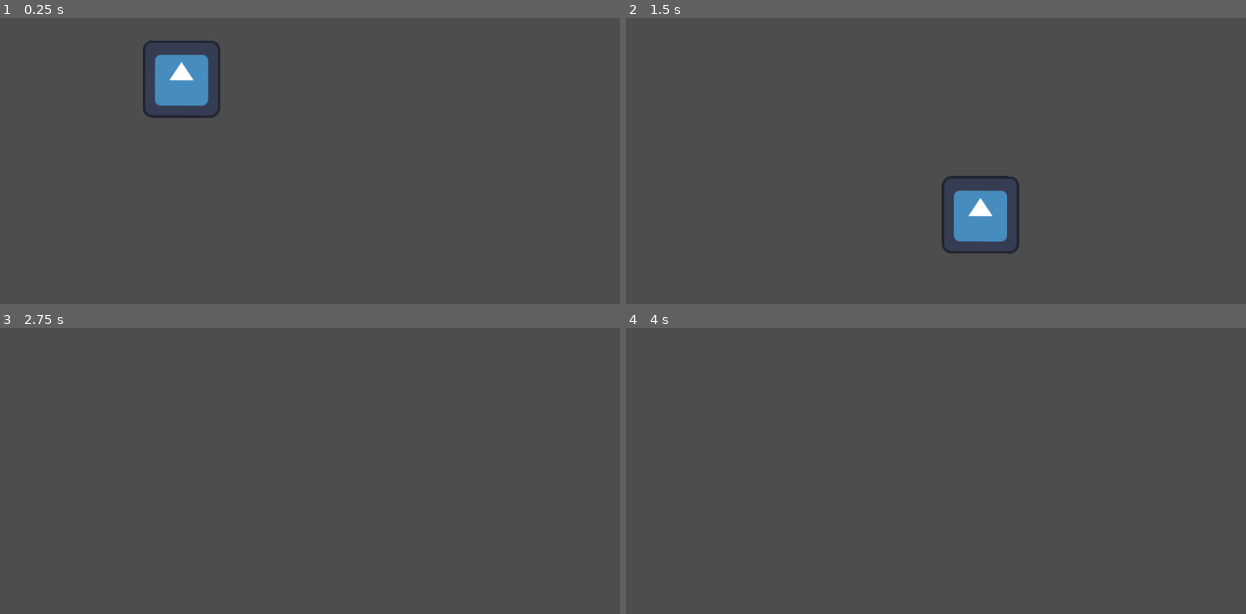
Above: before the commit, frames 1-4 (two rows, left to right).
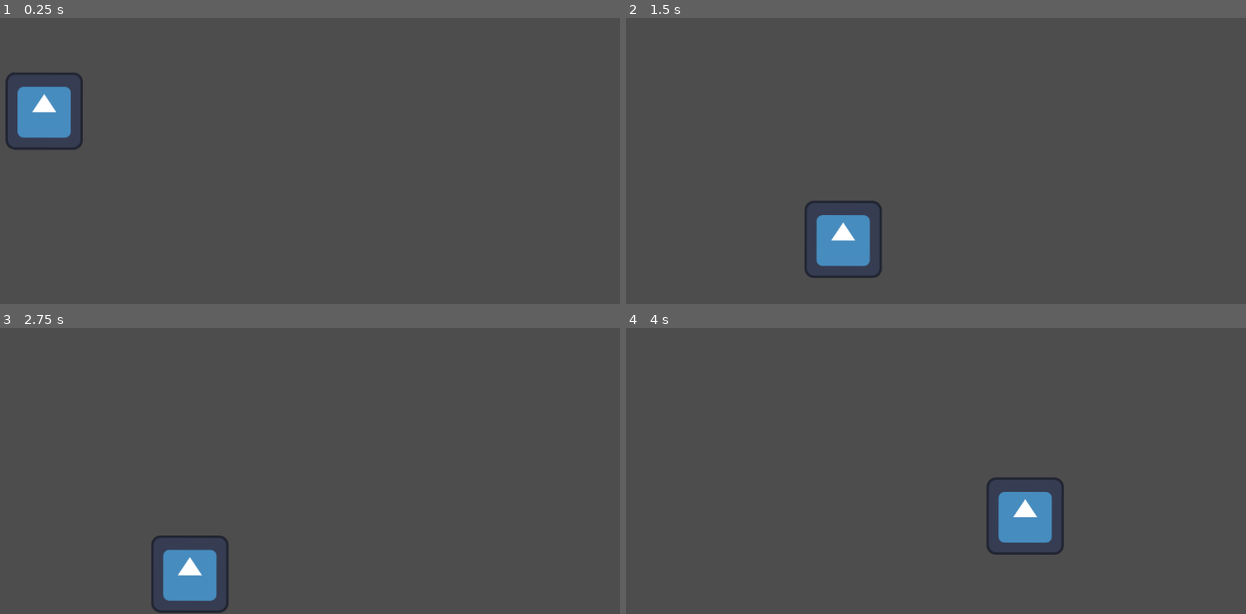
Above: after the commit, the same moments.

Repository: gameruli28-dev/proyecto-pajaro
Game: Godot game, scene res://node_2d.tscn
The game is run twice, just before and just after one commit, with the same random seed, the same clock (stepped at 60 frames per second) and the same inputs. The engine's default icon, where the game draws it, is replaced by a stand-in: a white triangle on a blue panel in a dark square.
Inputs:
- Up to frame 1 (0.25 s): no input
- Up to frame 2 (1.5 s): hold D (mover_derecha) from 0.53 s (still down); tap W (mover_arriba) at 0.77 s
- Up to frame 3 (2.75 s): tap W (mover_arriba) at 1.52 s; release D (mover_derecha) at 2.03 s; hold A (mover_izquierda) from 2.03 s (still down)
- Up to frame 4 (4 s): release A (mover_izquierda) at 2.78 s; hold D (mover_derecha) from 2.78 s (still down); tap W (mover_arriba) at 3.02, 3.77 s

The runs differ from the first frame. In frame 1, 4.0% of the frame differs, in the area x 0-36%, y 7-47%; in frame 2, 4.0%; in frame 3, 2.0%; in frame 4, 2.0%.

Commit message:
colisión

Diff:
--- /dev/null
+++ b/area_2d.gd
@@ -0,0 +1,11 @@
+extends Area2D
+
+
+# Called when the node enters the scene tree for the first time.
+func _ready() -> void:
+	pass # Replace with function body.
+
+
+# Called every frame. 'delta' is the elapsed time since the previous frame.
+func _process(delta: float) -> void:
+	pass
--- a/character_body_2d_2.gd
+++ b/character_body_2d_2.gd
@@ -1,27 +1,32 @@
 extends CharacterBody2D
-
 
 var SPEED = 300.0
 const JUMP_VELOCITY = -400.0
+func _ready():
+	position.x = 200
+	position.y = 300
 
 
 func _physics_process(delta: float) -> void:
-	# Add the gravity.
-	# Handle jump.
+	#vertical
+
 	if Input.is_action_just_pressed("mover_arriba"):
 		velocity.y = JUMP_VELOCITY
+	elif is_on_floor() == false:
+		velocity += get_gravity() * delta
 	else:
-		velocity += get_gravity() * delta
+		velocity.y = 0
 	# Get the input direction and handle the movement/deceleration.
 	# As good practice, you should replace UI actions with custom gameplay actions.
 	var direction := Input.get_axis("mover_izquierda", "mover_derecha")
+	#lateral
 	if direction:
 		SPEED = SPEED + 300
 		velocity.x = direction * SPEED
 		SPEED = pow(2,1/SPEED)
 	else:
 		SPEED = pow(2,1/SPEED)
-		print(SPEED)
 		velocity.x = move_toward(velocity.x, 0, SPEED)
 
+
 	move_and_slide()
--- a/node_2d.tscn
+++ b/node_2d.tscn
@@ -1,19 +1,36 @@
-[gd_scene load_steps=4 format=3 uid="uid://dcojsel3ku6rj"]
+[gd_scene load_steps=6 format=3 uid="uid://dcojsel3ku6rj"]
 
 [ext_resource type="Texture2D" uid="uid://drgwdwhfpb7xe" path="res://icon.svg" id="1_0e48y"]
 [ext_resource type="Script" uid="uid://tinv1ke54cin" path="res://character_body_2d_2.gd" id="1_epypp"]
 
+[sub_resource type="PhysicsMaterial" id="PhysicsMaterial_0e48y"]
+
+[sub_resource type="RectangleShape2D" id="RectangleShape2D_epypp"]
+size = Vector2(1158, 30)
+
 [sub_resource type="RectangleShape2D" id="RectangleShape2D_0e48y"]
+size = Vector2(120, 120)
 
 [node name="Node2D" type="Node2D"]
+
+[node name="StaticBody2D" type="StaticBody2D" parent="."]
+position = Vector2(163, 652)
+physics_material_override = SubResource("PhysicsMaterial_0e48y")
+
+[node name="CollisionShape2D" type="CollisionShape2D" parent="StaticBody2D"]
+position = Vector2(407, 5)
+shape = SubResource("RectangleShape2D_epypp")
 
 [node name="CharacterBody2D2" type="CharacterBody2D" parent="."]
 script = ExtResource("1_epypp")
 
-[node name="CollisionShape2D" type="CollisionShape2D" parent="CharacterBody2D2"]
+[node name="colision" type="CollisionShape2D" parent="CharacterBody2D2"]
 shape = SubResource("RectangleShape2D_0e48y")
 
 [node name="Icon" type="Sprite2D" parent="CharacterBody2D2"]
-position = Vector2(427, 247.00003)
 rotation = 0.0016898517
 texture = ExtResource("1_0e48y")
+
+[node name="CollisionPolygon2D" type="CollisionPolygon2D" parent="."]
+visible = false
+polygon = PackedVector2Array(169, 372, 877, 383, 887, 492, 169, 489)
Not shown, added: area_2d.gd.uid
